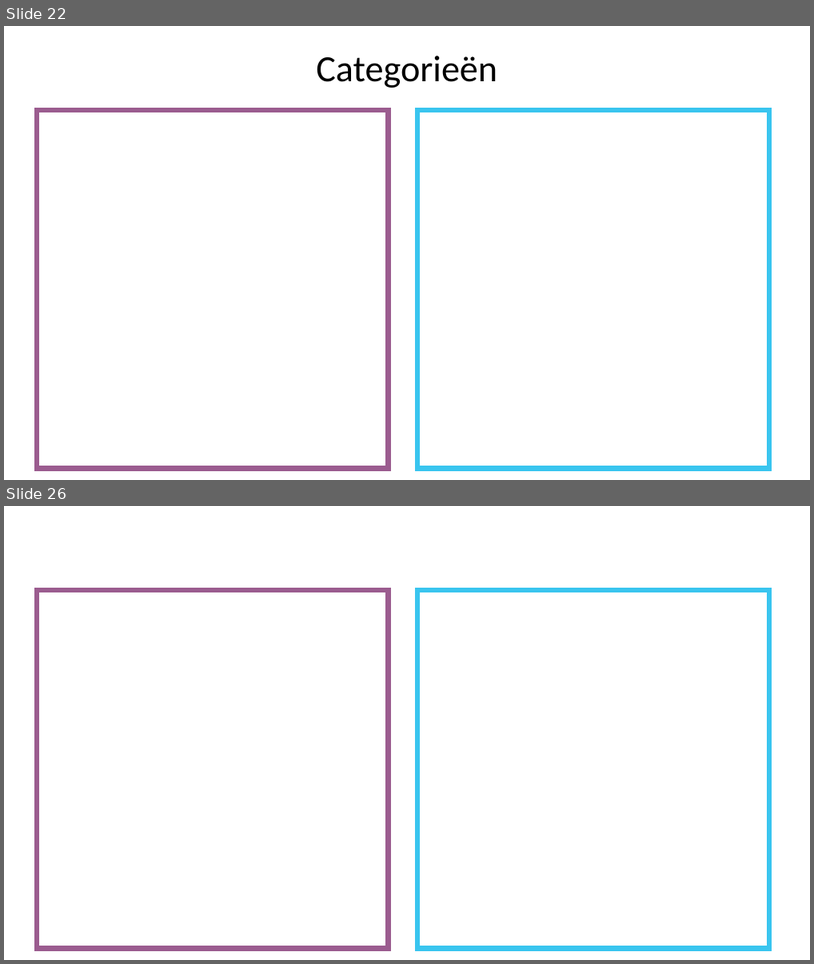
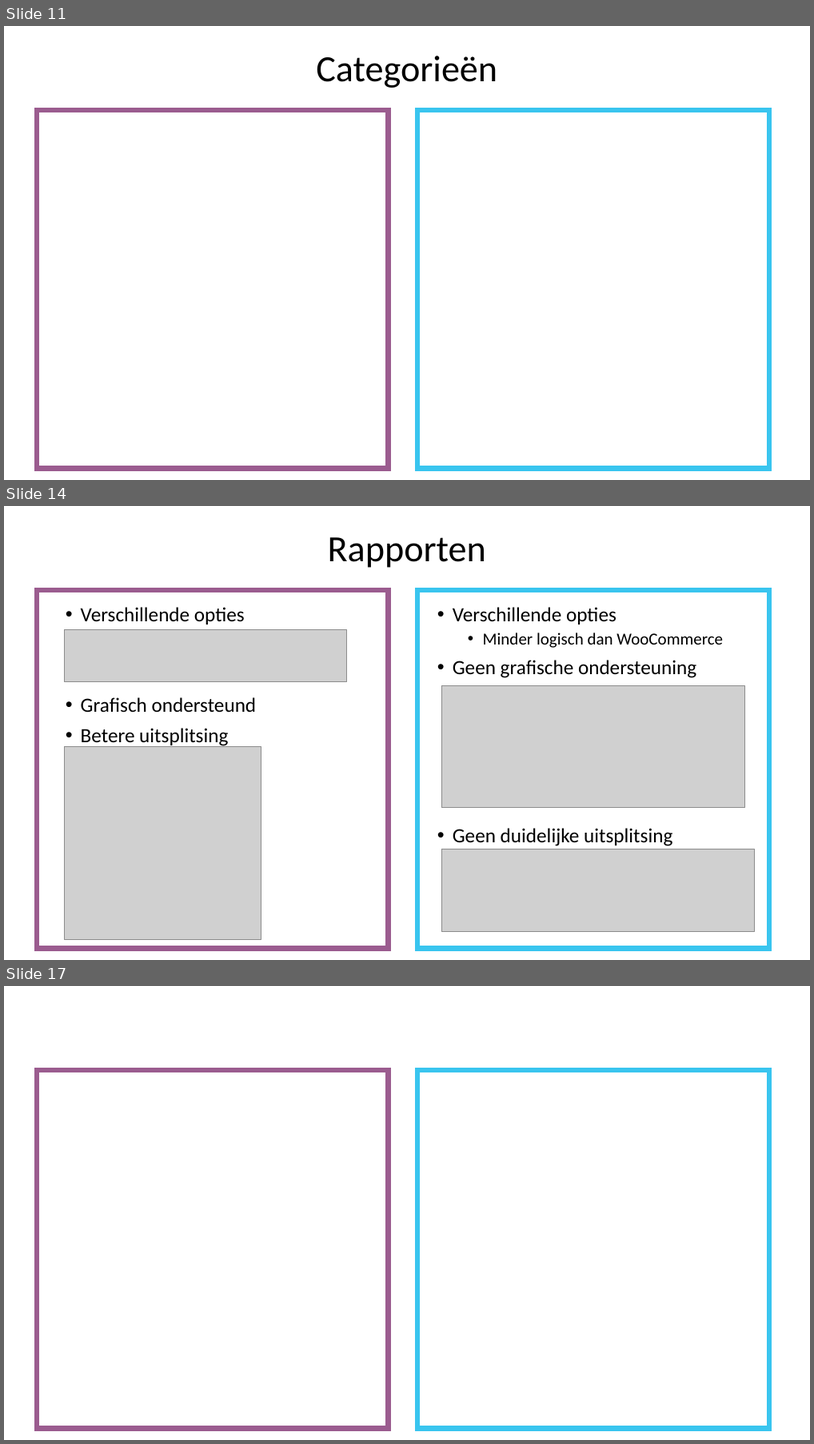
Before and after one commit to SarahJehin/WebResearch, a slide deck: vergelijkende_studie/Vergelijkende studie.pptx. Shown one above the other, each under a label of ours: slides 22 and 26 before the commit, slides 11, 14 and 17 after it; the slides between them are not shown. The pictures are 814x964 and 814x1444 pixels, drawn with LibreOffice and Linux fonts; fonts in the diff are those of the drawing; grey boxes stand for pictures. Boxes give left, top, right and bottom in pixels: in the first picture for what was removed or moved away, otherwise in the second. Text is boxed around its words. In the diff, an @@ line names an element or a change of style, - is before the commit and + after.

```diff
--- a/vergelijkende_studie/Vergelijkende studie.pptx
+++ b/vergelijkende_studie/Vergelijkende studie.pptx
@@ slide 14 added at [4,506,810,960], background #FFFFFF @@
@@ title added at [328,537,486,568], 44 pt, text #000000 @@
+Rapporten
@@ rectangle added at [37,590,389,948], outline #9B5C8F 6 pt @@
@@ rectangle added at [418,590,770,948], outline #39C5EF 6 pt @@
@@ text added at [81,607,257,747], 24 pt, text #000000 @@
+• Verschillende opties
+• Grafisch ondersteund
+• Betere uitsplitsing
@@ text added at [453,607,723,846], 24 pt, text #000000 @@
+• Verschillende opties
+  • Minder logisch dan WooCommerce
+• Geen grafische ondersteuning
+• Geen duidelijke uitsplitsing
@@ picture added at [65,629,347,681] @@
@@ picture added at [442,686,745,808] @@
@@ picture added at [65,747,261,939] @@
@@ picture added at [442,848,754,932] @@
@@ what was slide 22 is now slide 11 @@
@@ what was slide 26 is now slide 17 @@
```
Also in this commit, not shown: 7 slides changed, 7 other slides added, 3 slides removed, 2 other files.
